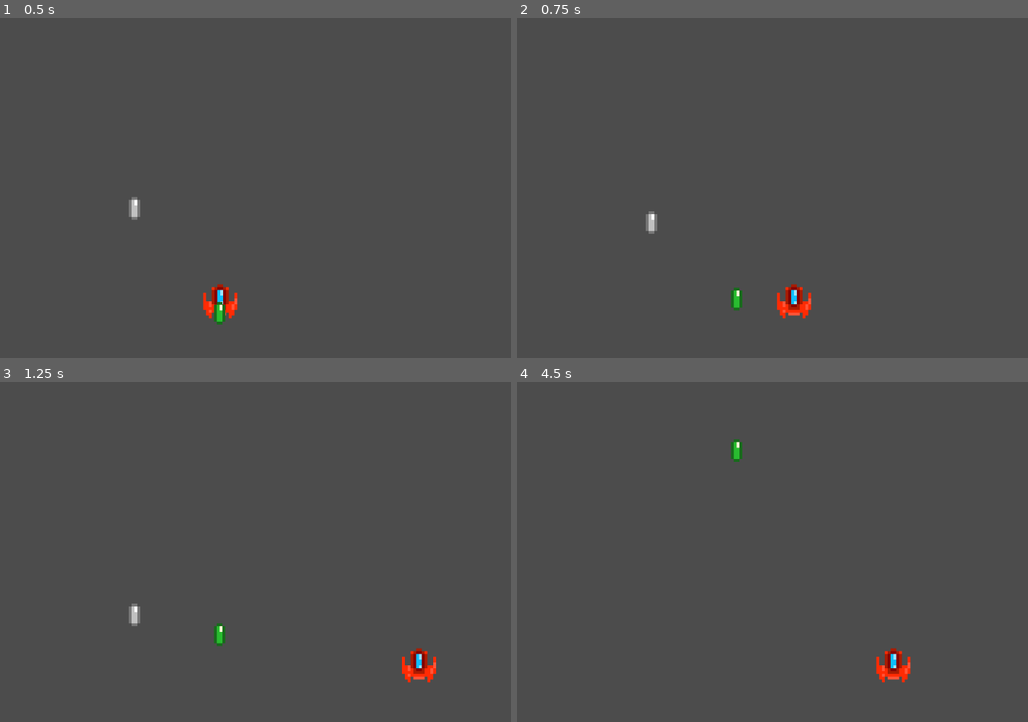
Above: before the commit, frames 1-4 (two rows, left to right).
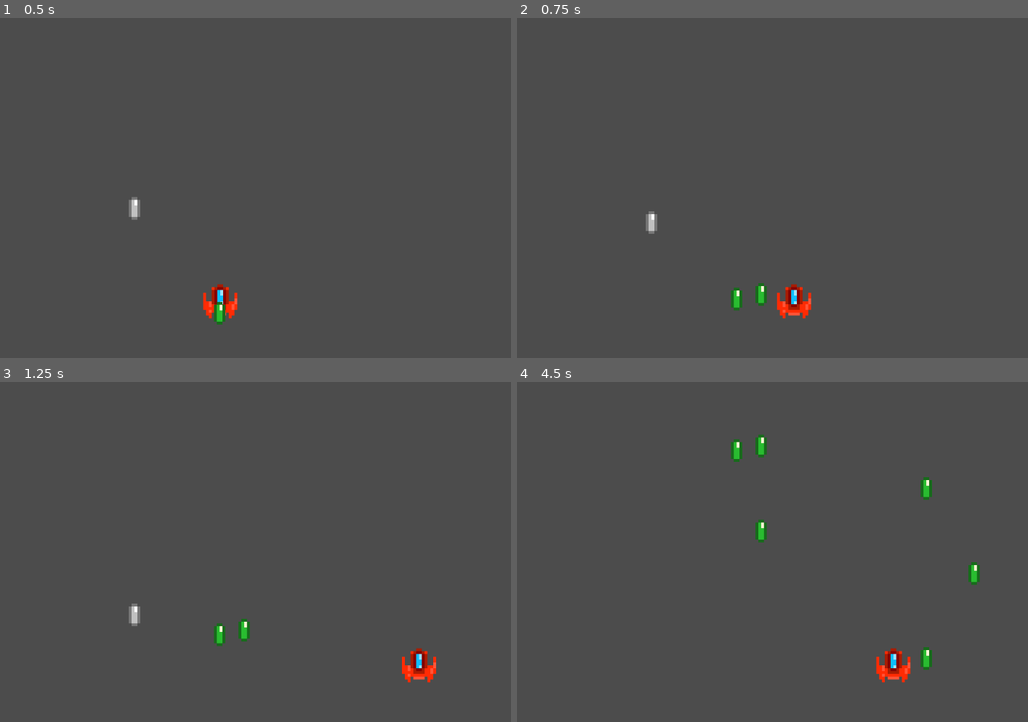
Above: after the commit, the same moments.

Repository: PandorasGit/LudumDare51Submission
Game: Godot game, scene res://World/World.tscn
The game is run twice, just before and just after one commit, with the same random seed, the same clock (stepped at 60 frames per second) and the same inputs.
Inputs:
- Up to frame 1 (0.5 s): no input
- Up to frame 2 (0.75 s): hold D (move_right) from 0.53 s (still down); tap Space (shoot, bound only after the commit) at 0.6 s
- Up to frame 3 (1.25 s): keep holding D (move_right)
- Up to frame 4 (4.5 s): release D (move_right) at 1.28 s; hold A (move_left) 1.28-2.03 s; tap Space (shoot, bound only after the commit) every 0.75 s from 1.35 to 4.35 s; hold D (move_right) 2.03-3.53 s; hold A (move_left) from 3.53 s (still down)

Frame 1 is identical in both runs. In frame 2, 0.1% of the frame differs, in the area x 46-49%, y 77-85%; in frame 3, 0.1%; in frame 4, 0.7%, in the area x 46-91%, y 15-85%.

Commit message:
Add player shooting

Diff:
--- /dev/null
+++ b/project/BulletSpawner/BulletSpawner.gd
@@ -0,0 +1,19 @@
+extends Node2D
+
+
+onready var _default_bullet := load("res://Bullets/Bullet.tscn")
+onready var _friendly_bullet := load("res://Bullets/FriendlyBullet/FriendlyBullet.tscn")
+
+
+# The Z component is Used to store the id of the bullet
+func spawn_bullet(fired_from: Vector3) -> void:
+
+	if Vector3.AXIS_Z > 0:
+		var new_bullet = _friendly_bullet.instance()
+		add_child(new_bullet)
+		new_bullet.position = Vector2(fired_from.x, fired_from.y)
+
+	else:
+		var new_bullet = _friendly_bullet.instance()
+		add_child(new_bullet)
+		new_bullet.position = Vector2(fired_from.x, fired_from.y)
--- /dev/null
+++ b/project/BulletSpawner/BulletSpawner.tscn
@@ -0,0 +1,6 @@
+[gd_scene load_steps=2 format=2]
+
+[ext_resource path="res://BulletSpawner/BulletSpawner.gd" type="Script" id=1]
+
+[node name="BulletSpawner" type="Node2D"]
+script = ExtResource( 1 )
--- a/project/Bullets/Bullet.gd
+++ b/project/Bullets/Bullet.gd
@@ -1,3 +1,4 @@
+class_name Bullet
 extends KinematicBody2D
 
 
@@ -6,6 +7,7 @@
 export var _color:= Color("ffffff")
 
 
+var _id := 0
 var _velocity := Vector2.ZERO
 
 
@@ -13,7 +15,7 @@
 onready var _texture := load("res://Bullets/DefaultBullet.png")
 
 
-func _ready():
+func _ready() -> void:
 	_sprite.texture = _texture
 	_sprite.modulate = _color
 
--- a/project/Bullets/Bullet.tscn
+++ b/project/Bullets/Bullet.tscn
@@ -1,5 +1,6 @@
-[gd_scene load_steps=3 format=2]
+[gd_scene load_steps=4 format=2]
 
+[ext_resource path="res://Bullets/DefaultBullet.png" type="Texture" id=1]
 [ext_resource path="res://Bullets/Bullet.gd" type="Script" id=2]
 
 [sub_resource type="CapsuleShape2D" id=1]
@@ -8,9 +9,11 @@
 
 [node name="Bullet" type="KinematicBody2D"]
 scale = Vector2( 5, 5 )
+collision_layer = 4
 script = ExtResource( 2 )
 
 [node name="Sprite" type="Sprite" parent="."]
+texture = ExtResource( 1 )
 
 [node name="CollisionShape2D" type="CollisionShape2D" parent="."]
 shape = SubResource( 1 )
--- a/project/Bullets/FriendlyBullet/FriendlyBullet.gd
+++ b/project/Bullets/FriendlyBullet/FriendlyBullet.gd
@@ -1,6 +1,8 @@
-extends "res://Bullets/Bullet.gd"
+class_name FriendlyBullet
+extends Bullet
 
 
-func _ready():
+func _ready() -> void:
+	_id = 1
 	_texture = load("res://Bullets/FriendlyBullet/FriendlyBullet.png")
 	_sprite.texture = _texture
--- a/project/Bullets/FriendlyBullet/FriendlyBullet.tscn
+++ b/project/Bullets/FriendlyBullet/FriendlyBullet.tscn
@@ -8,7 +8,7 @@
 
 [node name="FriendlyBullet" type="KinematicBody2D"]
 scale = Vector2( 5, 5 )
-collision_layer = 2
+collision_layer = 8
 collision_mask = 2
 script = ExtResource( 1 )
 _direction_fired = Vector2( 0, -1 )
--- a/project/Player/Player.gd
+++ b/project/Player/Player.gd
@@ -1,14 +1,21 @@
 extends KinematicBody2D
+
+
+signal bullet_fired(id, fired_from)
 
 
 var _velocity := Vector2.ZERO
 var _speed := 500
+var bullet_id := 1
 
 
 func _physics_process(_delta: float) -> void:
 	var x_movement := _get_x_input()
 	_velocity = move_and_slide(Vector2(x_movement, 0) * _speed, Vector2.UP)
 
+	if Input.is_action_just_pressed("shoot"):
+		emit_signal("bullet_fired", bullet_id, self)
+
 
 func _get_x_input() -> float:
 	return Input.get_axis("move_left", "move_right")
--- /dev/null
+++ b/project/World/World.gd
@@ -0,0 +1,14 @@
+extends Node2D
+
+
+onready var _player := find_node("Player")
+onready var _bullet_spawner := find_node("BulletSpawner")
+
+func _ready() -> void:
+# warning-ignore:return_value_discarded
+	_player.connect("bullet_fired", self, "_on_bullet_fired")
+
+
+func _on_bullet_fired(id: int, fired_from) -> void:
+	var spawn_location = fired_from.position
+	_bullet_spawner.spawn_bullet(Vector3(spawn_location.x, spawn_location.y, id))
--- a/project/World/World.tscn
+++ b/project/World/World.tscn
@@ -1,10 +1,13 @@
-[gd_scene load_steps=4 format=2]
+[gd_scene load_steps=6 format=2]
 
 [ext_resource path="res://Player/Player.tscn" type="PackedScene" id=1]
 [ext_resource path="res://Bullets/Bullet.tscn" type="PackedScene" id=2]
 [ext_resource path="res://Bullets/FriendlyBullet/FriendlyBullet.tscn" type="PackedScene" id=3]
+[ext_resource path="res://World/World.gd" type="Script" id=4]
+[ext_resource path="res://BulletSpawner/BulletSpawner.tscn" type="PackedScene" id=5]
 
 [node name="World" type="Node2D"]
+script = ExtResource( 4 )
 
 [node name="Player" parent="." instance=ExtResource( 1 )]
 position = Vector2( 512, 500 )
@@ -14,3 +17,5 @@
 
 [node name="FriendlyBullet" parent="." instance=ExtResource( 3 )]
 position = Vector2( 511, 571 )
+
+[node name="BulletSpawner" parent="." instance=ExtResource( 5 )]
--- a/project/project.godot
+++ b/project/project.godot
@@ -8,6 +8,22 @@
 
 config_version=4
 
+_global_script_classes=[ {
+"base": "KinematicBody2D",
+"class": "Bullet",
+"language": "GDScript",
+"path": "res://Bullets/Bullet.gd"
+}, {
+"base": "Bullet",
+"class": "FriendlyBullet",
+"language": "GDScript",
+"path": "res://Bullets/FriendlyBullet/FriendlyBullet.gd"
+} ]
+_global_script_class_icons={
+"Bullet": "",
+"FriendlyBullet": ""
+}
+
 [application]
 
 config/name="Project"
@@ -16,7 +32,8 @@
 
 [display]
 
-window/stretch/aspect="expand"
+window/stretch/mode="viewport"
+window/stretch/aspect="keep"
 
 [gui]
 
@@ -36,6 +53,11 @@
 , Object(InputEventKey,"resource_local_to_scene":false,"resource_name":"","device":0,"alt":false,"shift":false,"control":false,"meta":false,"command":false,"pressed":false,"scancode":16777233,"physical_scancode":0,"unicode":0,"echo":false,"script":null)
  ]
 }
+shoot={
+"deadzone": 0.5,
+"events": [ Object(InputEventKey,"resource_local_to_scene":false,"resource_name":"","device":0,"alt":false,"shift":false,"control":false,"meta":false,"command":false,"pressed":false,"scancode":32,"physical_scancode":0,"unicode":0,"echo":false,"script":null)
+ ]
+}
 
 [physics]
 
Not shown, added: project/export_presets.cfg
